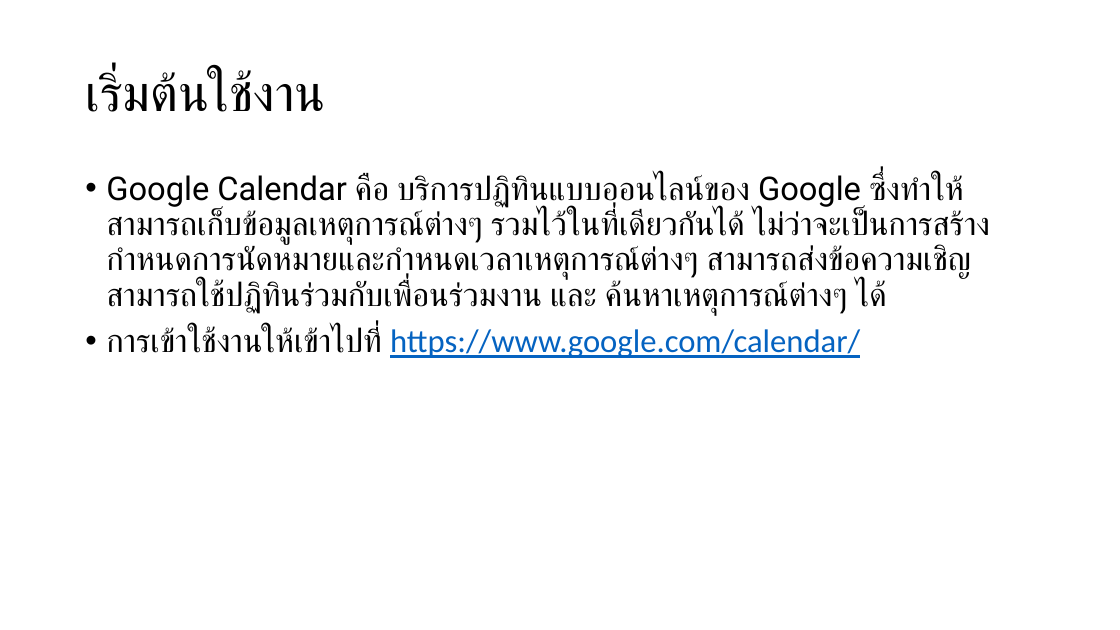
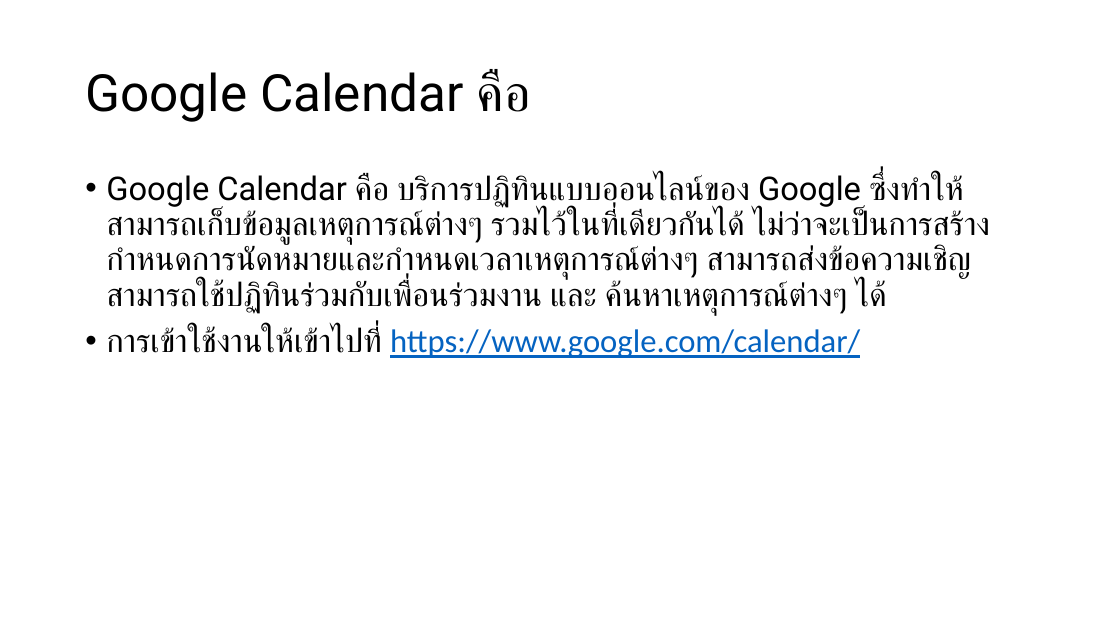
Before and after one commit to bratchasak/gcalendar, a slide deck: slide 3 of Google Calendar.pptx (slide 2 before the commit). Drawn at 1120x630 pixels with LibreOffice and Linux fonts; fonts in the diff are those of the drawing. Boxes give left, top, right and bottom in pixels: in the first picture for what was removed or moved away, otherwise in the second. Text is boxed around its words. In the diff, an @@ line names an element or a change of style, - is before the commit and + after.

```diff
--- a/Google Calendar.pptx
+++ b/Google Calendar.pptx
@@ title at (x1=85, y1=71, x2=531, y2=122): text changed @@
-เริ่มต้นใช้งาน
+Google Calendar คือ
```
Also in this commit, not shown: 1 other slide changed, 15 slides added, 9 slides removed, 1 other file.
